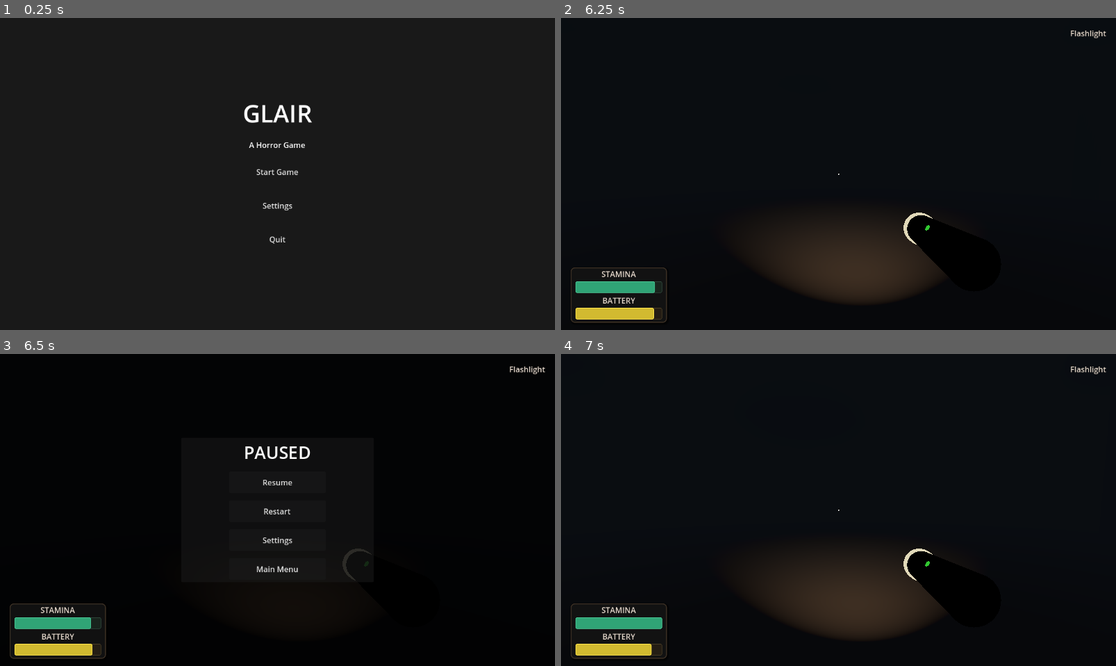
Above: before the commit, frames 1-4 (two rows, left to right).
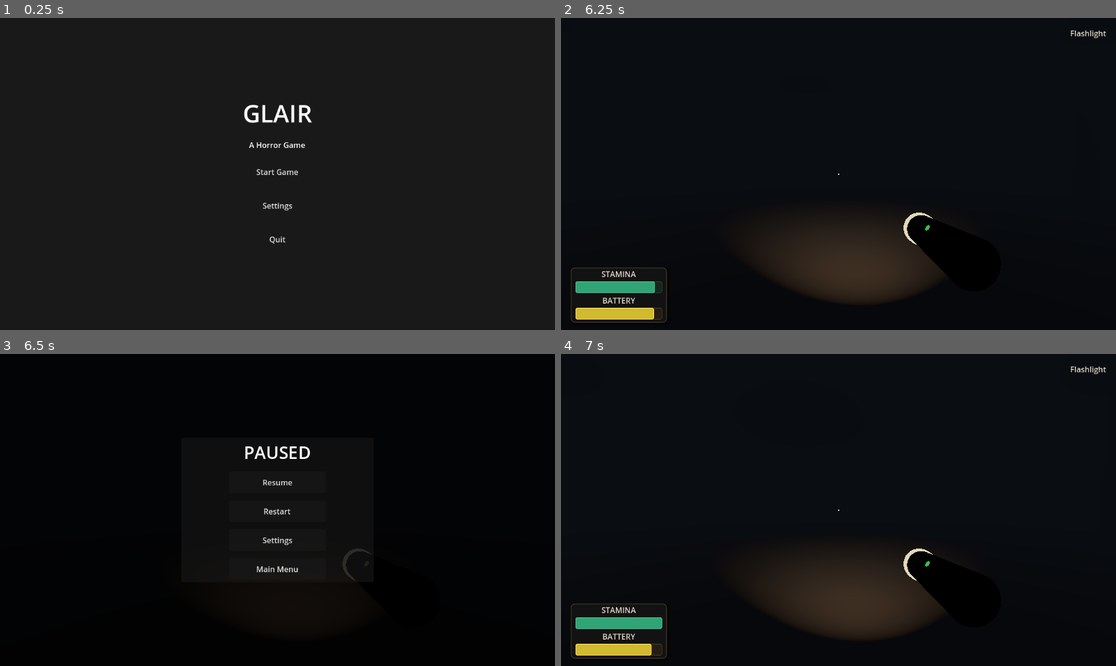
Above: after the commit, the same moments.

Repository: joshuanathanjavier/Glair
Game: Godot game, scene res://scenes/main_menu.tscn
Two runs of this game, one before a commit and one after it. Both use one fixed random seed, a clock stepped at 60 frames per second and the inputs below.
Inputs (mouse positions are in pixels of both pictures, inside the frame that each line leads up to):
- Up to frame 1 (0.25 s): no input
- Up to frame 2 (6.25 s): click "Settings" at 0.5 s; click "Back" at 1.25 s; click "Start Game" at 2 s; move the mouse to (866, 174) at 2.77 s; hold E (interact) 2.78-3.53 s; hold W (move_forward) from 2.78 s (still down); tap Space (jump) at 3.02, 3.77, 5.27, 5.75, 6.02 s; tap Enter at 3.5 s; move the mouse to (810, 174) at 3.52 s; tap Ctrl (crouch) at 3.6 s; tap E (interact) at 3.8, 4.25, 5.1, 6.05 s; move the mouse to (849, 167) at 4.27 s; hold E (interact) 4.28-5.03 s; tap F (flashlight_toggle) at 4.35 s; move the mouse to (832, 180) at 5.02 s; move the mouse to (877, 177) at 5.77 s; hold Shift (run) from 5.78 s (still down)
- Up to frame 3 (6.5 s): keep holding W (move_forward); keep holding Shift (run); tap Escape (esc) at 6.4 s
- Up to frame 4 (7 s): release W (move_forward) at 6.5 s; release Shift (run) at 6.5 s; click "Resume" at 6.5 s

Frames 1-2 are identical in both runs. In frame 3, 1.7% of the frame differs, in the area x 1-99%, y 4-98%; in frame 4, nothing differs.

Commit message:
✨ feat(ui): implement menu state management and UI visibility control
- Add global menu state signals (menu_opened/menu_closed) to Events
- Implement HUD hiding when menus are open in HorrorUI
- Add menu state tracking to InteractionUI with proper restoration
- Enhance PauseMenu with overlay-based settings navigation
- Remove deprecated pause menu loading logic from Player
- Improve settings navigation with proper back functionality
- Ensure crosshair visibility respects menu states
- Add layer management for proper

Diff:
--- a/scripts/events.gd
+++ b/scripts/events.gd
@@ -27,4 +27,11 @@
 signal battery_pickup_collected(charge_amount)
 signal show_pickup_message(message_text)
 
+# Settings navigation signals
+signal settings_back_to_pause
+
+# Menu state signals
+signal menu_opened
+signal menu_closed
+
 # You can add more signals and event handling functions here as needed
--- a/scripts/horror_ui.gd
+++ b/scripts/horror_ui.gd
@@ -1,6 +1,7 @@
 extends CanvasLayer
 
 # Node references
+@onready var hud_container: Control = $HUD
 @onready var stamina_bar: ProgressBar = $HUD/UIContainer/VBoxContainer/StaminaContainer/StaminaBar
 @onready var flashlight_bar: ProgressBar = $HUD/UIContainer/VBoxContainer/FlashlightContainer/FlashlightBar
 @onready var stamina_label: Label = $HUD/UIContainer/VBoxContainer/StaminaContainer/StaminaLabel
@@ -31,6 +32,9 @@
 func _ready():
 	# Add to UI group for settings integration
 	add_to_group("ui")
+
+	# Ensure this CanvasLayer is behind menus (lower layer number)
+	layer = 0  # Player UI should be on a lower layer than menus
 
 	# Load base theme
 	base_theme = preload("res://themes/horror_ui_theme.tres")
@@ -55,6 +59,14 @@
 	Events.low_battery_warning.connect(_on_low_battery_warning)
 	# Connect to crosshair visibility signal
 	Events.crosshair_visibility_changed.connect(_on_crosshair_visibility_changed)
+
+	# Connect to menu state signals to hide UI elements when menus are open
+	Events.menu_opened.connect(_on_menu_opened)
+	Events.menu_closed.connect(_on_menu_closed)
+
+# Store original visibility states
+var original_crosshair_visible: bool = true
+var menu_is_open: bool = false
 
 func _create_custom_themes():
 	# Create stamina theme
@@ -257,6 +269,7 @@
 	# Default to enabled if no setting exists
 	var settings = load_settings_data()
 	var show_crosshair = settings.get("show_crosshair", true)
+	original_crosshair_visible = show_crosshair
 	set_crosshair_visible(show_crosshair)
 
 func set_crosshair_visible(visible: bool):
@@ -264,7 +277,26 @@
 		crosshair.visible = visible
 
 func _on_crosshair_visibility_changed(visible: bool):
-	set_crosshair_visible(visible)
+	original_crosshair_visible = visible
+	# Only apply crosshair setting if menu is not open (HUD is visible)
+	if not menu_is_open and hud_container and hud_container.visible:
+		set_crosshair_visible(visible)
+
+func _on_menu_opened():
+	menu_is_open = true
+	print("HorrorUI: Menu opened, hiding HUD")
+	# Hide entire HUD when menu is opened
+	if hud_container:
+		hud_container.visible = false
+
+func _on_menu_closed():
+	menu_is_open = false
+	print("HorrorUI: Menu closed, showing HUD")
+	# Show entire HUD when menu is closed
+	if hud_container:
+		hud_container.visible = true
+	# Restore crosshair visibility to its original state (in case it was disabled in settings)
+	set_crosshair_visible(original_crosshair_visible)
 
 func load_settings_data() -> Dictionary:
 	# Try to load settings from file, return defaults if file doesn't exist
--- a/scripts/interaction_ui.gd
+++ b/scripts/interaction_ui.gd
@@ -13,9 +13,18 @@
 	Events.interaction_cleared.connect(_on_interaction_cleared)
 	Events.show_pickup_message.connect(_on_show_pickup_message)
 
+	# Connect to menu state signals
+	Events.menu_opened.connect(_on_menu_opened)
+	Events.menu_closed.connect(_on_menu_closed)
+
 	# Hide labels initially
 	interaction_label.visible = false
 	pickup_message_label.visible = false
+
+# Track menu state and original visibility
+var menu_is_open: bool = false
+var stored_interaction_text: String = ""
+var interaction_was_visible: bool = false
 
 func _process(delta):
 	# Handle pickup message timer
@@ -25,15 +34,25 @@
 			_hide_pickup_message()
 
 func _on_interaction_available(interaction_text: String):
-	interaction_label.text = interaction_text
-	interaction_label.visible = true
+	stored_interaction_text = interaction_text
 
-	# Add subtle animation
-	var tween = create_tween()
-	interaction_label.modulate.a = 0.0
-	tween.tween_property(interaction_label, "modulate:a", 1.0, 0.2)
+	# Only show if menu is not open
+	if not menu_is_open:
+		interaction_label.text = interaction_text
+		interaction_label.visible = true
+		interaction_was_visible = true
+
+		# Add subtle animation
+		var tween = create_tween()
+		interaction_label.modulate.a = 0.0
+		tween.tween_property(interaction_label, "modulate:a", 1.0, 0.2)
+	else:
+		interaction_was_visible = true
 
 func _on_interaction_cleared():
+	stored_interaction_text = ""
+	interaction_was_visible = false
+
 	if interaction_label.visible:
 		var tween = create_tween()
 		tween.tween_property(interaction_label, "modulate:a", 0.0, 0.2)
@@ -58,3 +77,17 @@
 		tween.parallel().tween_property(pickup_message_label, "modulate:a", 0.0, 0.3)
 		tween.parallel().tween_property(pickup_message_label, "scale", Vector2(1.2, 1.2), 0.3)
 		tween.tween_callback(func(): pickup_message_label.visible = false)
+
+func _on_menu_opened():
+	menu_is_open = true
+	# Hide interaction UI when menu opens
+	if interaction_label.visible:
+		interaction_label.visible = false
+
+func _on_menu_closed():
+	menu_is_open = false
+	# Restore interaction UI if it was supposed to be visible
+	if interaction_was_visible and stored_interaction_text != "":
+		interaction_label.text = stored_interaction_text
+		interaction_label.visible = true
+		interaction_label.modulate.a = 1.0  # Make sure it's fully visible
--- a/scripts/pause_menu.gd
+++ b/scripts/pause_menu.gd
@@ -5,22 +5,37 @@
 @onready var settings_button = $Panel/VBoxContainer/SettingsButton
 @onready var main_menu_button = $Panel/VBoxContainer/MainMenuButton
 
+var settings_scene: Control = null
+
 func _ready():
 	hide()
+
+	# Ensure this CanvasLayer appears above player UI
+	layer = 10  # Higher layer number means it appears on top
+
 	resume_button.pressed.connect(_on_resume_pressed)
 	restart_button.pressed.connect(_on_restart_pressed)
 	settings_button.pressed.connect(_on_settings_pressed)
 	main_menu_button.pressed.connect(_on_main_menu_pressed)
 
+	# Connect to settings back signal
+	Events.settings_back_to_pause.connect(_on_settings_back)
+
 func open():
 	visible = true
 	get_tree().paused = true
 	Input.mouse_mode = Input.MOUSE_MODE_VISIBLE
+	# Emit menu opened signal to hide UI elements
+	print("PauseMenu: Opening menu, emitting menu_opened signal")
+	Events.menu_opened.emit()
 
 func close():
 	visible = false
 	get_tree().paused = false
 	Input.mouse_mode = Input.MOUSE_MODE_CAPTURED
+	# Emit menu closed signal to restore UI elements
+	print("PauseMenu: Closing menu, emitting menu_closed signal")
+	Events.menu_closed.emit()
 
 func _on_resume_pressed():
 	close()
@@ -30,11 +45,30 @@
 	get_tree().reload_current_scene()
 
 func _on_settings_pressed():
-	# Set a flag to indicate we came from pause menu
-	get_tree().set_meta("came_from_pause", true)
-	get_tree().paused = false
-	get_tree().change_scene_to_file("res://scenes/settings.tscn")
+	# Load settings as an overlay instead of changing scene
+	var settings_scene_resource = preload("res://scenes/settings.tscn")
+	settings_scene = settings_scene_resource.instantiate()
+
+	# Hide pause menu panel but keep the canvas layer
+	$Panel.hide()
+
+	# Add settings to this canvas layer
+	add_child(settings_scene)
+
+	# Tell settings it came from pause menu
+	settings_scene.set_previous_scene("pause_menu")
+
+	# Settings is still a menu, so no need to emit menu_closed signal
 
 func _on_main_menu_pressed():
 	get_tree().paused = false
 	get_tree().change_scene_to_file("res://scenes/main_menu.tscn")
+
+func _on_settings_back():
+	# Remove settings overlay and show pause menu again
+	if settings_scene:
+		settings_scene.queue_free()
+		settings_scene = null
+
+	# Show pause menu panel again
+	$Panel.show()
--- a/scripts/player.gd
+++ b/scripts/player.gd
@@ -104,12 +104,6 @@
 
 	# Connect to settings changes
 	Events.settings_changed.connect(_on_settings_changed)
-
-	# Check if we should open pause menu (returning from settings)
-	if get_tree().has_meta("open_pause_on_load"):
-		get_tree().remove_meta("open_pause_on_load")
-		# Use call_deferred to ensure the scene is fully loaded
-		call_deferred("_open_pause_menu_delayed")
 
 # --- Main Physics Logic ---
 func _physics_process(delta: float) -> void:
@@ -545,8 +539,3 @@
 	env.fog_density = fog_density_base + (fog_density_max - fog_density_base) * fog_density_multiplier
 
 	# Fog density stays constant - the flashlight should cut through it with volumetric lighting
-
-func _open_pause_menu_delayed():
-	# Open the pause menu after the scene has fully loaded
-	if pause_menu:
-		pause_menu.open()
--- a/scripts/settings.gd
+++ b/scripts/settings.gd
@@ -46,15 +46,23 @@
 const SETTINGS_FILE_PATH = "user://settings.save"
 
 func _ready():
-	# Check if we came from pause menu
-	if get_tree().has_meta("came_from_pause"):
+	# Check if we came from pause menu (from tree metadata or set directly)
+	if get_tree().has_meta("came_from_pause") or previous_scene == "pause_menu":
 		previous_scene = "pause_menu"
+		get_tree().remove_meta("came_from_pause")  # Clean up if it exists
 	else:
 		previous_scene = "main_menu"
+		# Emit menu opened signal if we're in a game scene (not from main menu)
+		if get_tree().current_scene.scene_file_path != "res://scenes/main_menu.tscn":
+			Events.menu_opened.emit()
 
 	load_settings()
 	connect_signals()
 	update_ui()
+
+# Function to set the previous scene externally
+func set_previous_scene(scene_name: String):
+	previous_scene = scene_name
 
 func connect_signals():
 	# Volume sliders
@@ -199,15 +207,11 @@
 
 func _on_back_pressed():
 	if previous_scene == "pause_menu":
-		# Clear the metadata and return to the game scene
-		get_tree().remove_meta("came_from_pause")
-		# We need to reload the current game scene and then open pause menu
-		# For now, let's assume the game scene is map1.tscn
-		get_tree().change_scene_to_file("res://scenes/map1.tscn")
-		# Set a flag to open pause menu when the scene loads
-		get_tree().set_meta("open_pause_on_load", true)
-	else:
-		# Go back to main menu
+		# Emit signal to go back to pause menu instead of changing scenes
+		Events.settings_back_to_pause.emit()
+	else:
+		# Going back to main menu - emit menu closed signal since we're leaving the game
+		Events.menu_closed.emit()
 		get_tree().change_scene_to_file("res://scenes/main_menu.tscn")
 
 # Handle ESC key to go back
